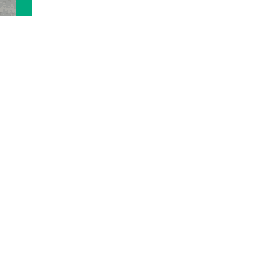
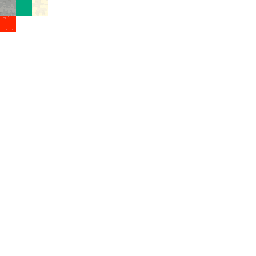
Comparing the layer stacks of the two w=256, h=256 images. Changes:
added layer "0-1" above "2-0" over left=0, top=16, right=16, bottom=32
added layer "2-0" above "1-0" over left=32, top=0, right=48, bottom=16
